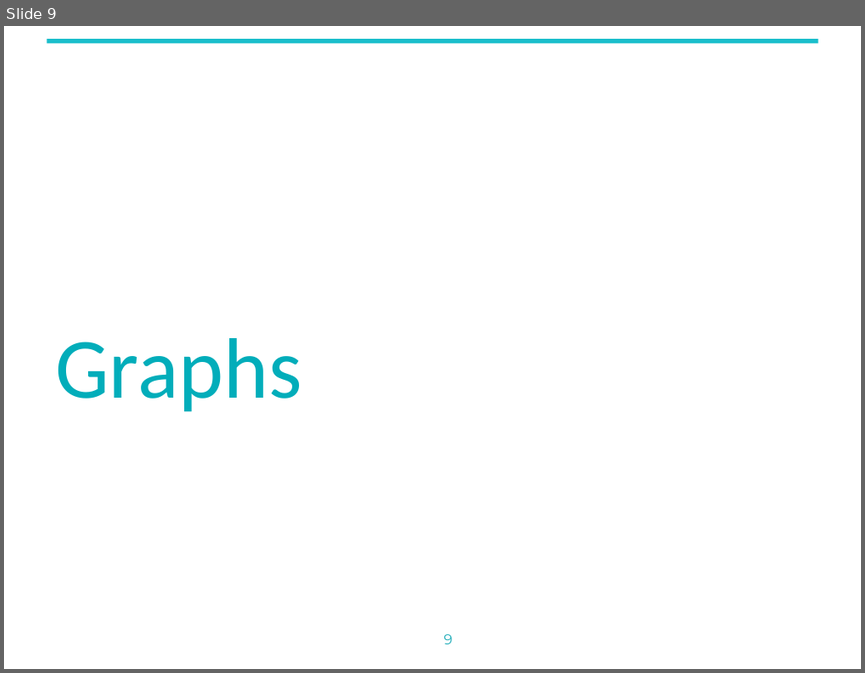
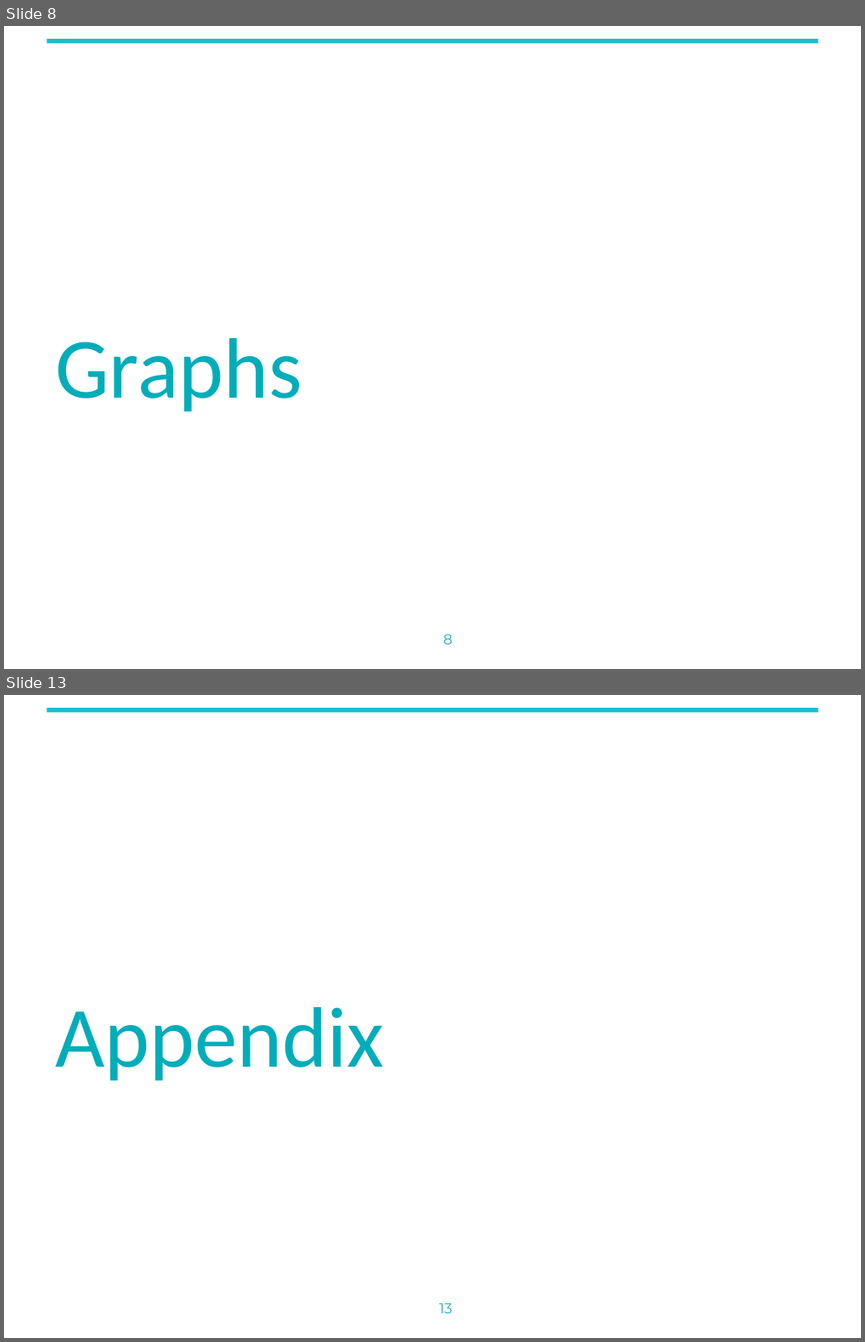
Before and after one commit to gwharris/NYU_network_analysis, a slide deck: reports/interim_presentation.pptx. Shown one above the other, each under a label of ours: slide 9 before the commit, slides 8 and 13 after it; the slides between them are not shown. The pictures are 865x673 and 865x1342 pixels, drawn with LibreOffice and Linux fonts; fonts in the diff are those of the drawing; background and template pictures are left out. Boxes give left, top, right and bottom in pixels: in the first picture for what was removed or moved away, otherwise in the second. Text is boxed around its words. In the diff, an @@ line names an element or a change of style, - is before the commit and + after.

```diff
--- a/reports/interim_presentation.pptx
+++ b/reports/interim_presentation.pptx
@@ slide 13 added at (4, 695, 861, 1338), background #FFFFFF; not listed: 1 template element that a slide beside it also shows @@
@@ title added at (55, 1007, 384, 1081), 72 pt, text #02ADBA @@
+Appendix
@@ rectangle added at (575, 1246, 861, 1338), fill #FFFFFF @@
@@ page number added at (439, 1303, 452, 1313), 12 pt, text #20ADB9 @@
+13
@@ what was slide 9 is now slide 8 @@
@@ page number at (443, 634, 453, 644): text changed @@
-9
+8
```
Also in this commit, not shown: 2 slides changed, 4 other slides added.
